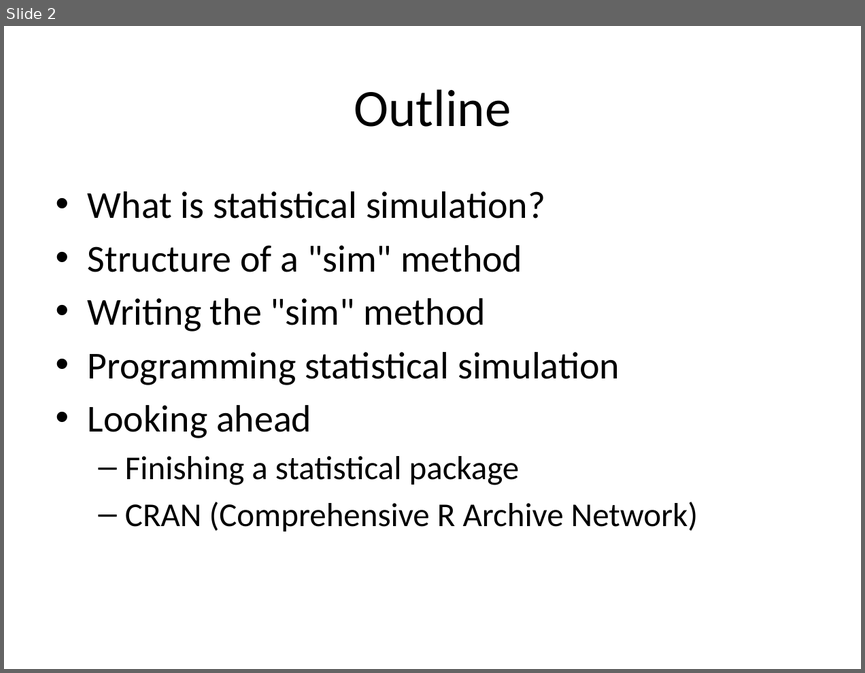
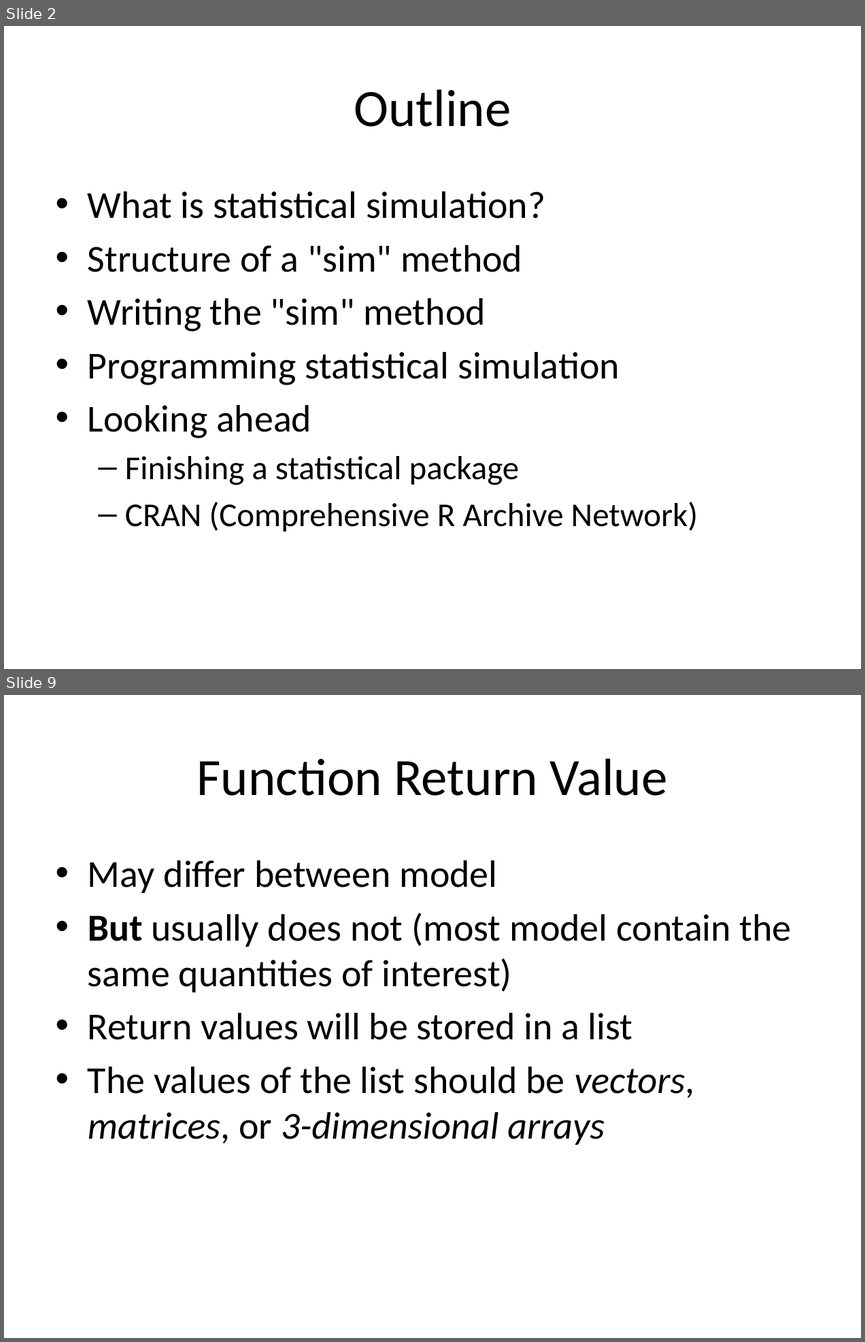
Before and after one commit to IQSS/Zelig4-Documentation, a slide deck: January-Class/Zelig_3_simulation.pptx. Shown one above the other, each under a label of ours: slide 2 before the commit, slides 2 and 9 after it; the slides between them are not shown. The pictures are 865x673 and 865x1342 pixels, drawn with LibreOffice and Linux fonts; fonts in the diff are those of the drawing. Boxes give left, top, right and bottom in pixels: in the first picture for what was removed or moved away, otherwise in the second. Text is boxed around its words. In the diff, an @@ line names an element or a change of style, - is before the commit and + after.

```diff
--- a/January-Class/Zelig_3_simulation.pptx
+++ b/January-Class/Zelig_3_simulation.pptx
@@ slide 9 added at [4,695,861,1338], background #FFFFFF @@
@@ title added at [197,758,668,796], 44 pt, text #000000 @@
+Function Return Value
@@ text added at [88,860,791,1144], 32 pt, text #000000 @@
+• May differ between model
+• But usually does not (most model contain the same quantities of interest)
+• Return values will be stored in a list
+• The values of the list should be vectors, matrices, or 3-dimensional arrays
```
Also in this commit, not shown: 8 other slides added, 1 other file.
